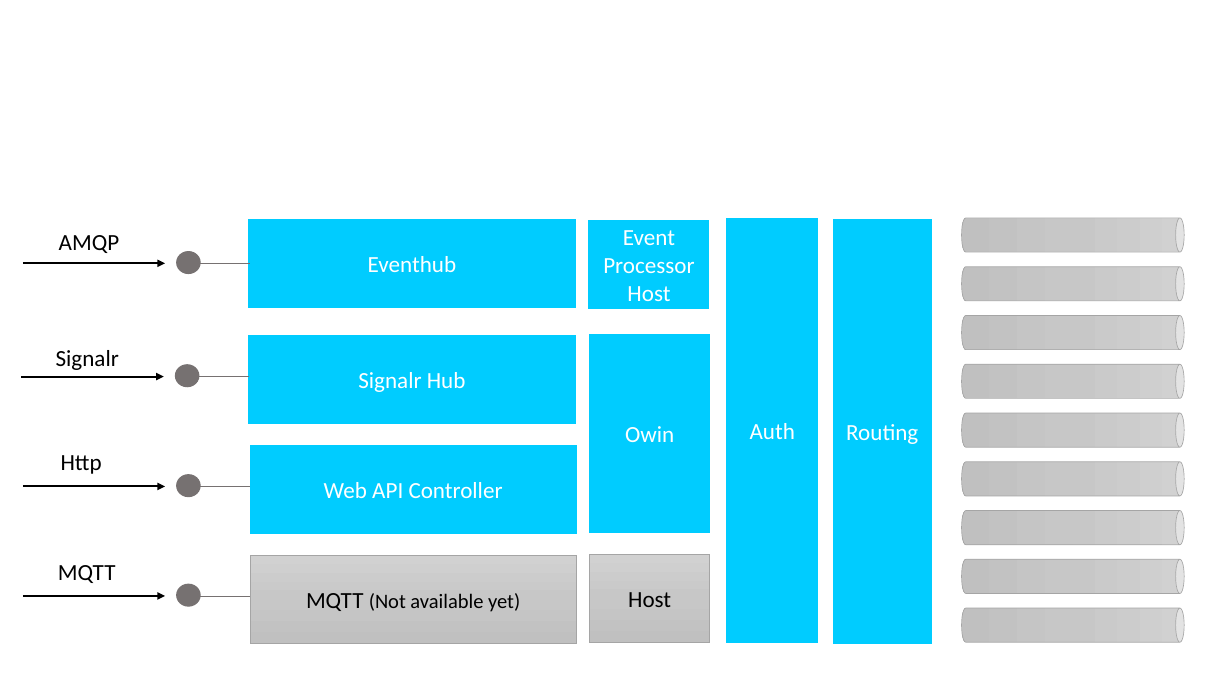
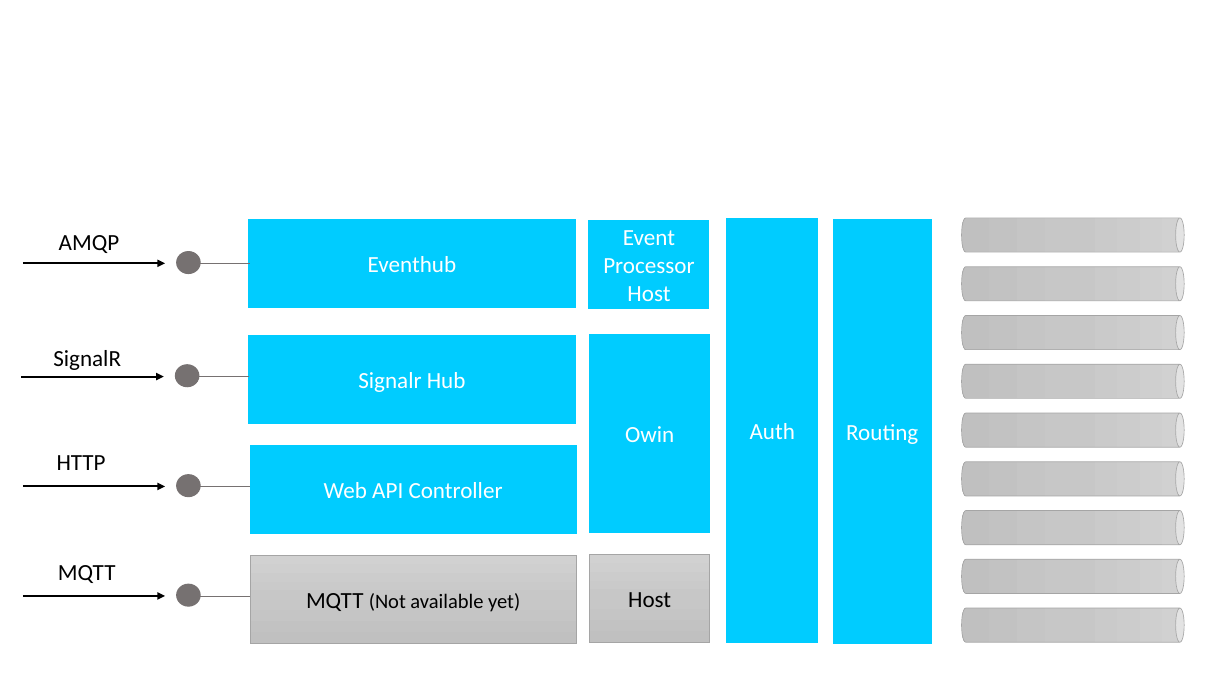
Before and after one commit to SlenderStone/MessageHandler.Documentation, a slide deck: slide 8 of images/architecture drawings.pptx. Drawn at 1232x693 pixels with LibreOffice and Linux fonts; fonts in the diff are those of the drawing. Boxes give left, top, right and bottom in pixels: in the first picture for what was removed or moved away, otherwise in the second. Text is boxed around its words. In the diff, an @@ line names an element or a change of style, - is before the commit and + after.

```diff
--- a/images/architecture drawings.pptx
+++ b/images/architecture drawings.pptx
@@ text at [53, 350, 121, 370]: text changed @@
-Signalr
+SignalR
@@ text at [57, 455, 106, 470]: text changed @@
-Http
+HTTP
```
Also in this commit, not shown: 2 other slides changed, 4 other files.
